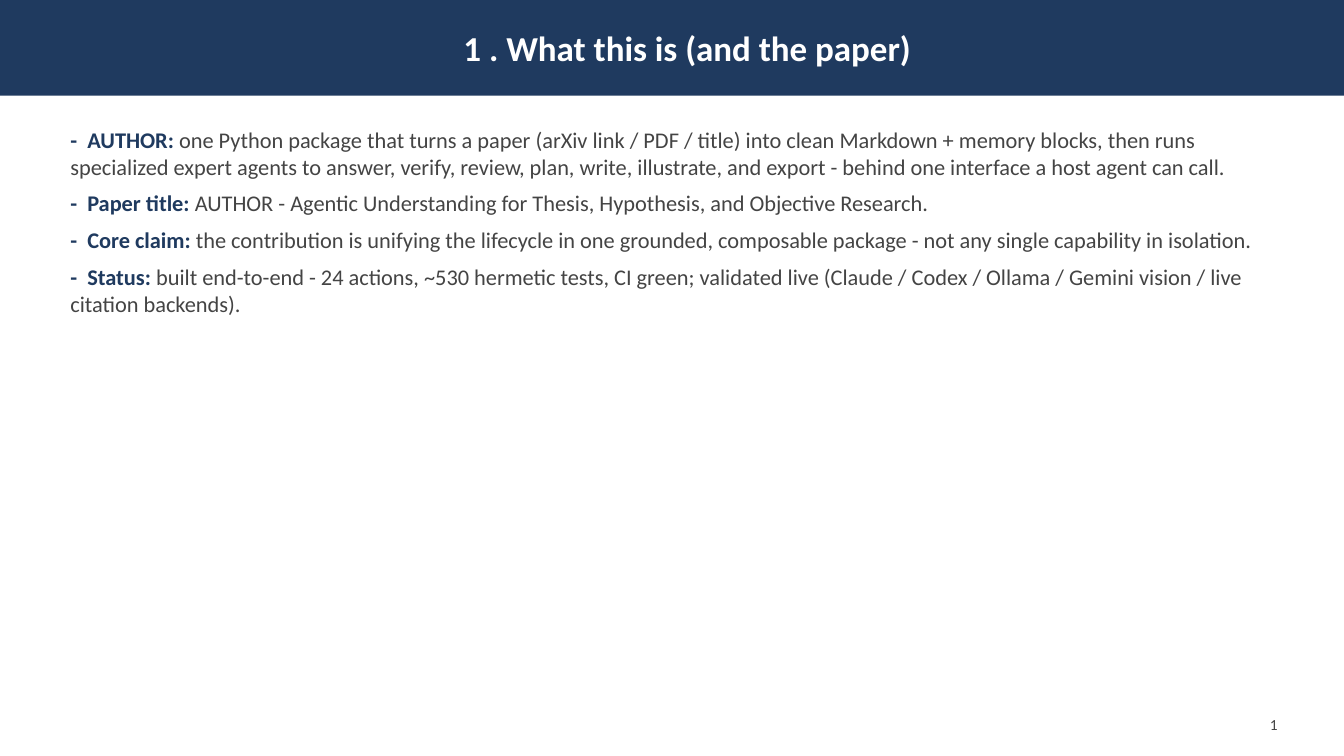
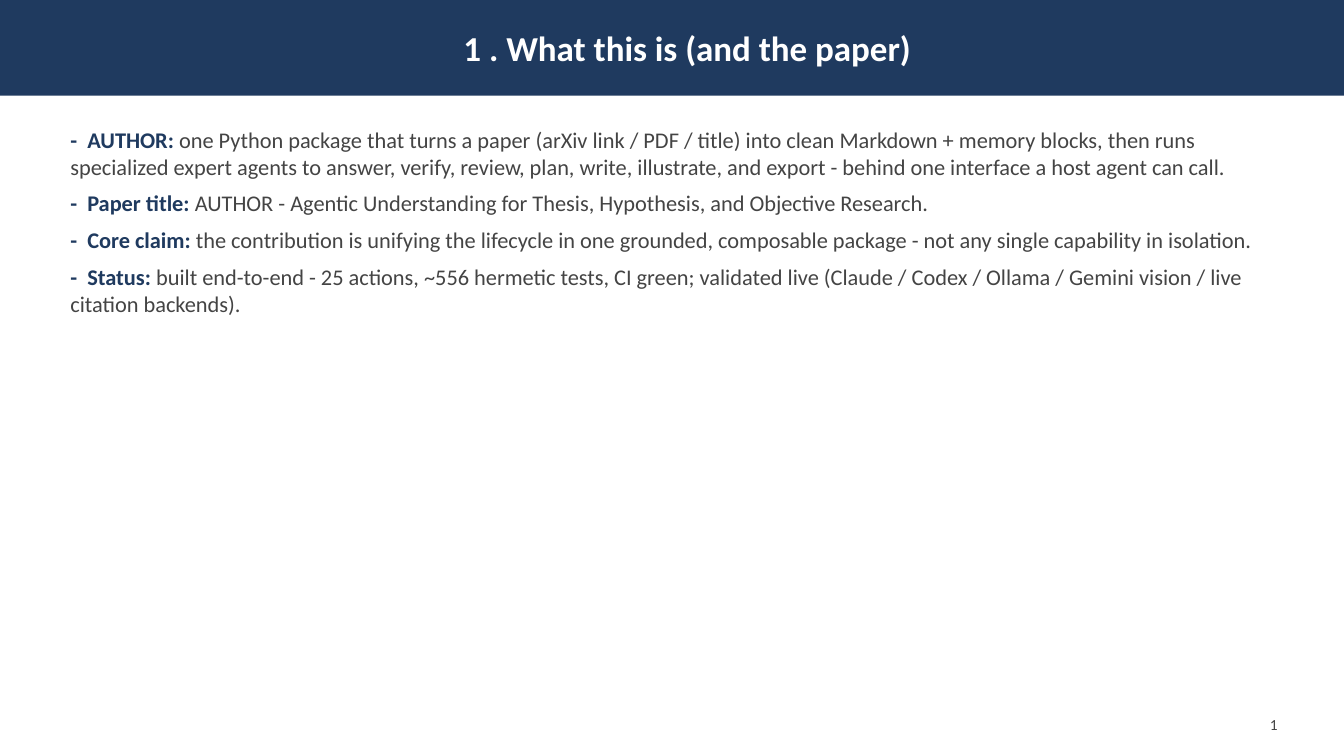
Before and after one commit to iowarp/clio-author, a slide deck: slide 2 of docs/AUTHOR.pptx. Drawn at 1344x756 pixels with LibreOffice and Linux fonts; fonts in the diff are those of the drawing. Boxes give left, top, right and bottom in pixels: in the first picture for what was removed or moved away, otherwise in the second. Text is boxed around its words. In the diff, an @@ line names an element or a change of style, - is before the commit and + after.

```diff
--- a/docs/AUTHOR.pptx
+++ b/docs/AUTHOR.pptx
@@ text at (70,269,1241,315): text changed @@
-- Status: built end-to-end - 24 actions, ~530 hermetic tests, CI green; validated live (Claude / Codex / Ollama / Gemini vision / live citation backends).
+- Status: built end-to-end - 25 actions, ~556 hermetic tests, CI green; validated live (Claude / Codex / Ollama / Gemini vision / live citation backends).
```
Also in this commit, not shown: 3 other slides changed, 7 other files.
